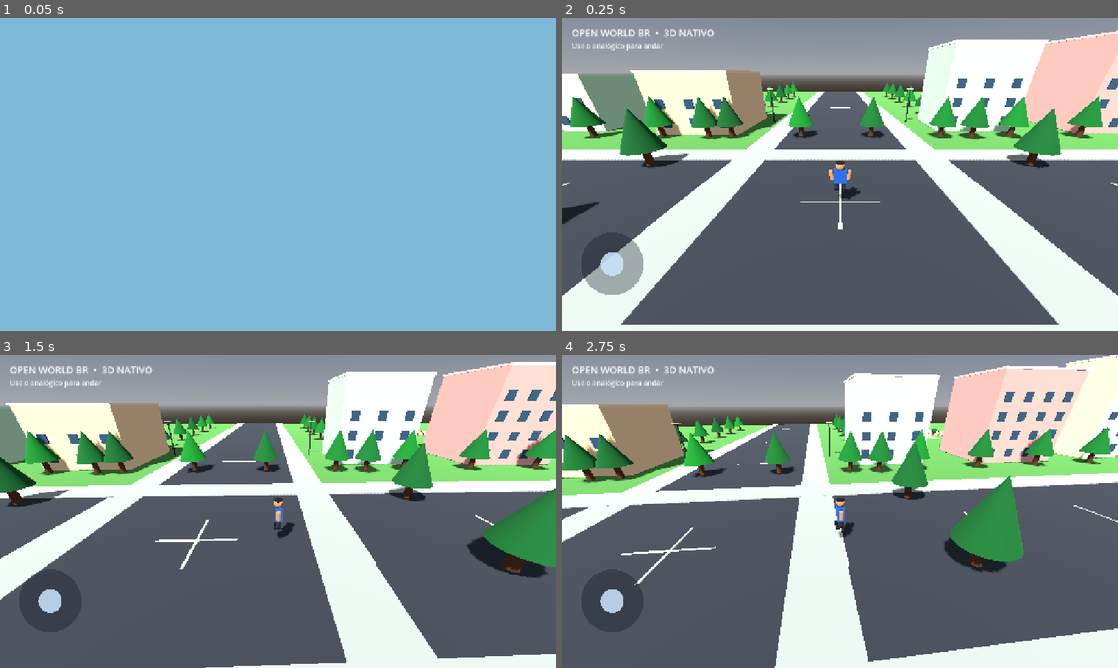
Above: before the commit, frames 1-4 (two rows, left to right).
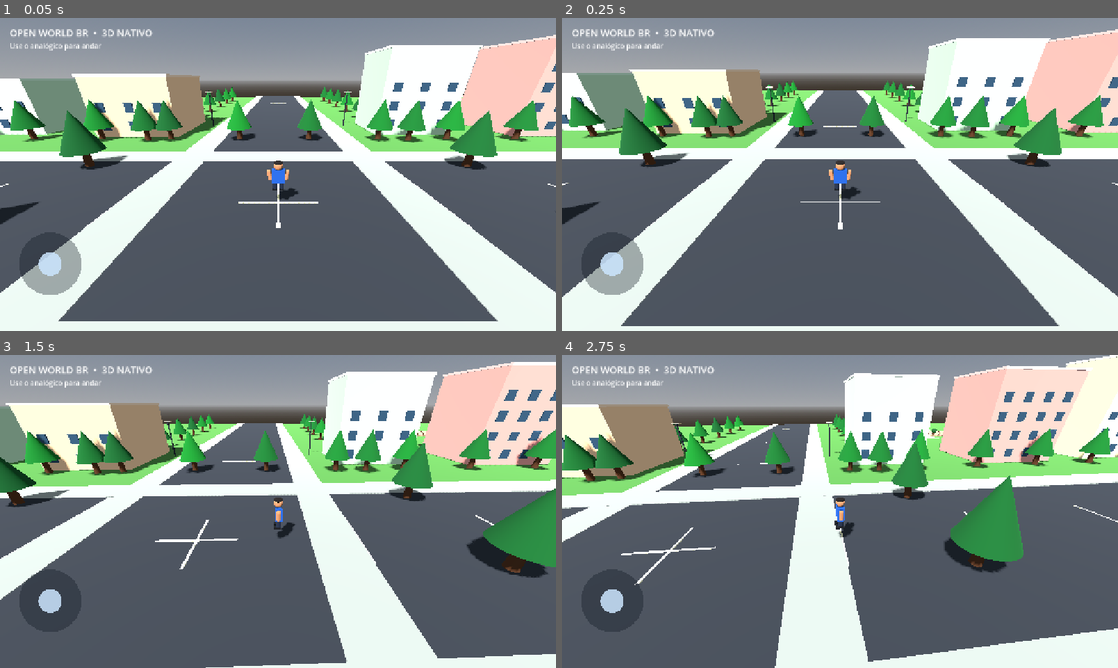
Above: after the commit, the same moments.

Repository: ffuxyxfyxhcocyocg-art/OPEN-WORLD-ANDROID
Game: Godot game, scene res://scenes/bootstrap.tscn
Same seed, same stepped clock (60 frames per second), same inputs: the game is played once before the commit and once after it.
Inputs (mouse positions are in pixels of both pictures, inside the frame that each line leads up to):
- Up to frame 1 (0.05 s): no input
- Up to frame 2 (0.25 s): no input
- Up to frame 3 (1.5 s): move the mouse to (400, 495) at 0.52 s; hold Right (ui_right) 0.53-1.25 s; click (400, 495) at 0.67 s; drag from (166, 527) to (250, 574) at 1.27 s
- Up to frame 4 (2.75 s): move the mouse to (895, 442) at 2.02 s; hold Right (ui_right) from 2.03 s (still down)

The runs differ from the first frame. In frame 1, 100% of the frame differs, in the area x 0-100%, y 0-100%; in frame 2, 3.7%; in frame 3, less than 0.1%; in frame 4, nothing differs.

Commit message:
Render world before checking live updates

Diff:
--- a/godot/scripts/world.gd
+++ b/godot/scripts/world.gd
@@ -9,13 +9,7 @@
 var remote_settings: Dictionary = {}
 
 func _ready() -> void:
-    var updater = preload("res://scripts/remote_updater.gd").new()
-    add_child(updater)
-    remote_settings = await updater.fetch_config()
-    var pack_updated: bool = await updater.fetch_game_pack()
-    if pack_updated:
-        get_tree().call_deferred("reload_current_scene")
-        return
+    # Renderize o mundo primeiro; a rede nunca deve bloquear a tela inicial.
     _make_environment()
     _make_world()
     _make_road_details()
@@ -23,6 +17,14 @@
     _make_player()
     _make_camera()
     _make_hud()
+
+    # Atualização live em segundo plano, depois que o jogo já está visível.
+    var updater = preload("res://scripts/remote_updater.gd").new()
+    add_child(updater)
+    remote_settings = await updater.fetch_config()
+    var pack_updated: bool = await updater.fetch_game_pack()
+    if pack_updated:
+        get_tree().call_deferred("reload_current_scene")
 
 func _make_environment() -> void:
     var env := WorldEnvironment.new()
